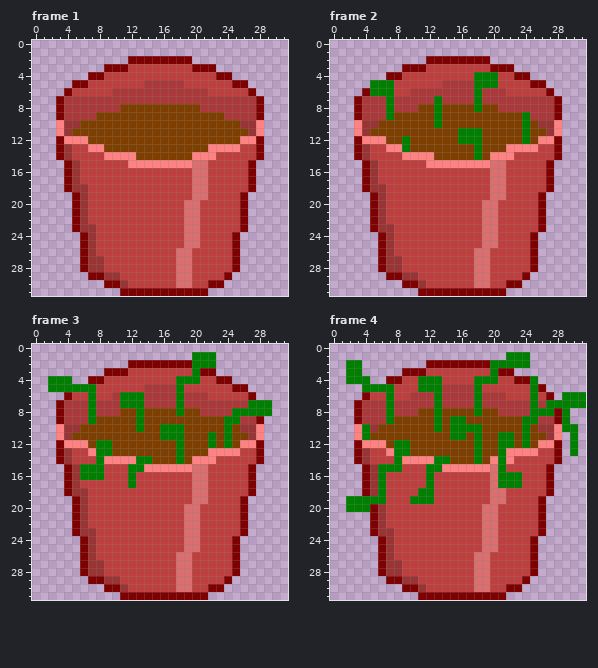
File history of a pixel-art file, img/flowerpot1.ase. Above, as it was before the edit.
32x32 pixels, 8 frames. Shown: frame 1, frame 2, frame 3, frame 4. The commit also changed other frames, which this record leaves out.
The result:
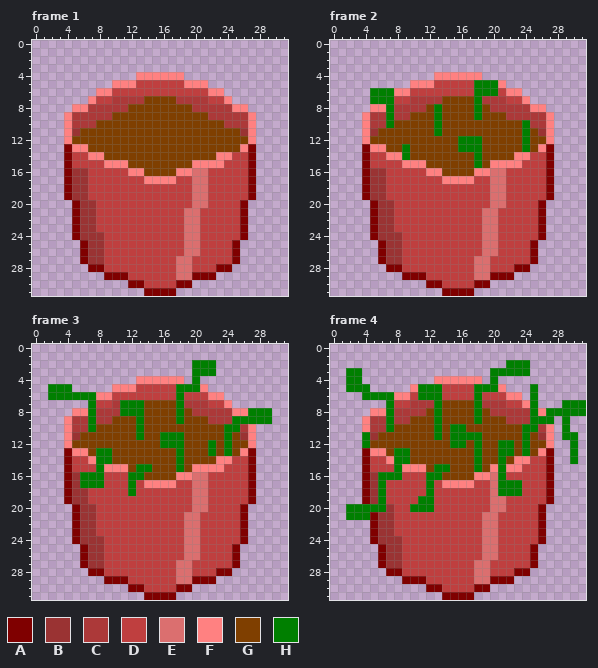
Palette (. is transparent): A #7f0000  B #9a3333  C #ac3939  D #bf3f3f  E #db6f6f  F #ff8181  G #7f3f00  H #007f00
The edit:
Changed rows in their new state; - is an unchanged pixel.
Frame 1:
first column x 3:
 2 ---------........---------
 3 ------..............------
 4 ----......FFFFFF......----
 5 --.....FFF-DDDDDFFF.....--
 6 -....FFDDDDDDDDDDDDFF....-
 7 ....FDD----GGGG----DDF....
 8 ..FF----C--------C----FF..
 9 .F---CC------------CC---F.
10 .FCCC----------------CCCF.
11 .FB--------------------BF.
12 .-GG-------------------G-.
13 .AFFGG-------------GGGGFA.
14 .A--FFGGGG-------GGGFF--A.
15 --D---FFFGGGGGGGGFFFF-----
16 ---B-----FFGGGGFF---------
17 ---B-------FFFF-----------
19 -AB--------------------DA-
20 ----B-----------D-E-------
21 ----B---------------------
22 ----B---------------------
24 --AB-B----------------DA--
25 -----B--------------------
26 -----B---------D-E--------
28 ---.AA--------------AA.---
29 ----..AAA--------AAA..----
30 ------...AA----AA....-----
31 --------...----....-------
Frame 2:
first column x 3:
 2 ---------........---------
 3 ------..............------
 4 ----......FFFFFF......----
 5 --.....FFF-DDDD---F.....--
 6 -.---FFDDDDDDDD-HHDFF....-
 7 ..HH-DD---CGGGG----DDF....
 8 ..FF----C--------C----FF..
 9 .F---CC--------H---CCC--F.
10 .FCCH-----------------CCF.
11 .FB-------H--GGG-------BF.
12 .-GG--G----------------G-.
13 .AFFGG-------HH----GGHGFA.
14 .A--FFHGGG-------GGGFF--A.
15 --D---FFFGGGGGGHGFFFF-----
16 ---B-----FFGGGGFF---------
17 ---B-------FFFF-----------
19 -AB--------------------DA-
20 ----B-----------D-E-------
21 ----B---------------------
22 ----B---------------------
24 --AB-B----------------DA--
25 -----B--------------------
26 -----B---------D-E--------
28 ---.AA--------------AA.---
29 ----..AAA--------AAA..----
30 ------...AA----AA....-----
31 --------...----....-------
Frame 3:
first column x 2:
 1 ------------------...-------
 2 ----------........----------
 3 -------...........-HH-------
 4 ...--......FFFFFF.-....-----
 5 ---.....FFF-DDDD-HHF.....---
 6 HHHHH-FFDDDDDDDD-DDDFF....--
 7 -....-DD----GGGG----DDF.....
 8 -..FF----HH-------C----FF---
 9 -.F---CC--------H---CCC-HHHH
10 -.FCCH--------GGG------HCF.-
11 -.FB-------H--------G---BF.-
12 -.-GG-GG------HH--------G-.-
13 -.AFFG--------------HGHGFA.-
14 -.A--F-HGGGGG-----GGGFF--A.-
15 ---DDD-FFFG-HGGGHGFFFF------
16 -----------HGGGGFF----------
17 ----HHH-----FFFF------------
18 ----------H-----------------
19 --AB--------------------DA--
20 -----B-----------D-E--------
21 -----B----------------------
22 -----B----------------------
24 ---AB-B----------------DA---
25 ------B---------------------
26 ------B---------D-E---------
28 ----.AA--------------AA.----
29 -----..AAA--------AAA..-----
30 -------...AA----AA....------
31 ---------...----....--------
Frame 4:
first column x 2:
 1 --------------------...-------
 2 ..--------..........----------
 3 -------...........-HHHH-------
 4 --.--......FFFFFF.-.....------
 5 HH-.....F---DDDD-HHF...-.-----
 6 --HHH-FFDHH-DDDD-DDDFF.-..-...
 7 -....-DD----GGGG----DDF-...---
 8 -..FF----C--------C-----F-H-HH
 9 -.F---CC-----GG-H---CCC-HH.---
10 -.FCCH---------GG------HCF.-.-
11 -.-B-------H---H---GG---BF.H--
12 -.HGG-GG-----HH---------G-.---
13 -.AFFG--------------HGHGFA.---
14 -.A--F-HGGGGG-----G-GFF--A.-H-
15 ---DDD-FFFG-HGGGHGF-FF--------
16 -----HH----HGGGGFF--DD--------
17 ------------FFFF--------------
18 ---------D---------HHH--------
19 ..AB----D---------------DA----
20 ---HHB--HHH------D-E----------
21 HHH--B------------------------
22 -----B------------------------
24 ---AB-B----------------DA-----
25 ------B-----------------------
26 ------B---------D-E-----------
28 ----.AA--------------AA.------
29 -----..AAA--------AAA..-------
30 -------...AA----AA....--------
31 ---------...----....----------
